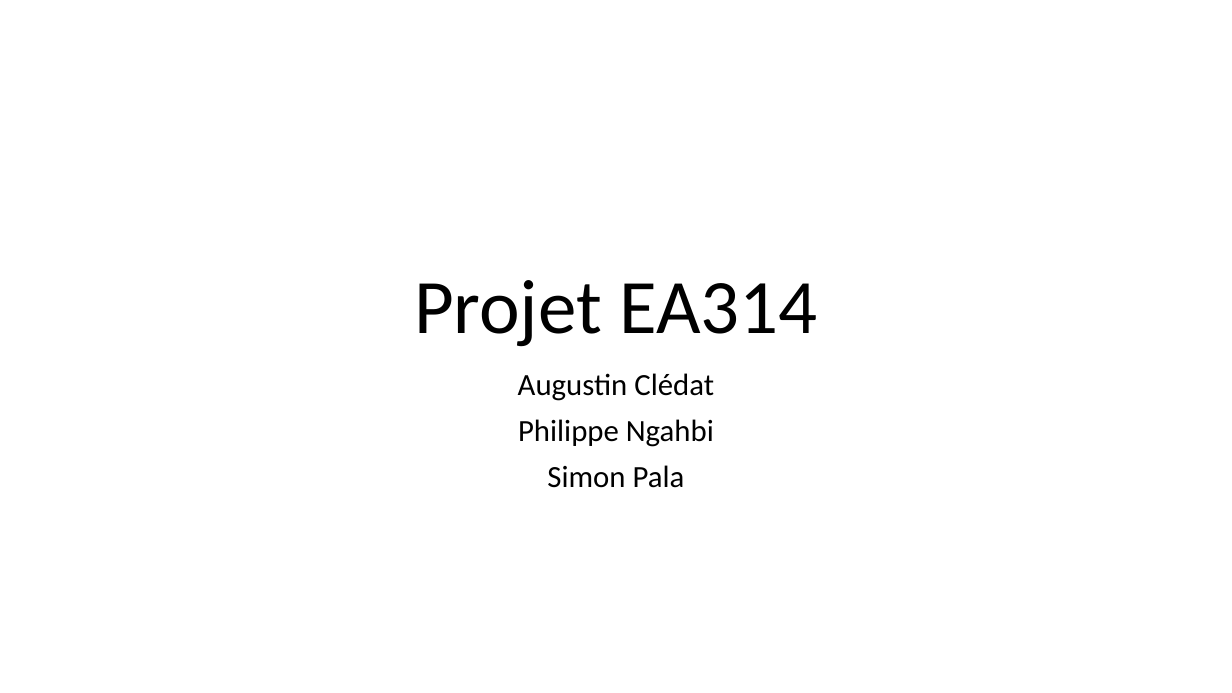
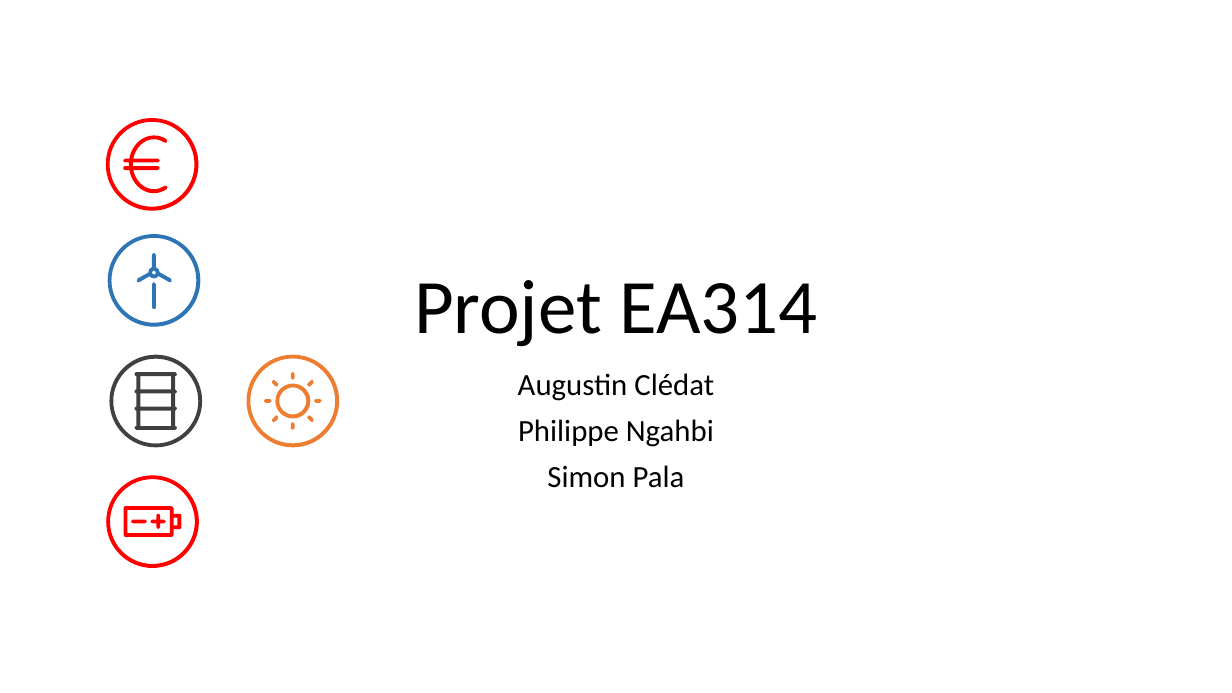
Before and after one commit to cledat/Projet-EA314, a slide deck: slide 1 of rapport.pptx. Drawn at 1232x693 pixels with LibreOffice and Linux fonts; fonts in the diff are those of the drawing. Boxes give left, top, right and bottom in pixels: in the first picture for what was removed or moved away, otherwise in the second. Text is boxed around its words. In the diff, an @@ line names an element or a change of style, - is before the commit and + after.

```diff
--- a/rapport.pptx
+++ b/rapport.pptx
@@ freeform shape added at bbox=[105, 118, 198, 211], fill #FF0000 @@
@@ freeform shape added at bbox=[123, 136, 167, 194], fill #FF0000 @@
@@ freeform shape added at bbox=[108, 234, 201, 326], fill #2E75B6 @@
@@ freeform shape added at bbox=[136, 253, 172, 283], fill #2E75B6 @@
@@ freeform shape added at bbox=[152, 282, 156, 309], fill #2E75B6 @@
@@ freeform shape added at bbox=[109, 355, 201, 447], fill #404040 @@
@@ freeform shape added at bbox=[135, 372, 177, 431], fill #404040 @@
@@ group added at bbox=[247, 355, 339, 447]: 10 freeform shapes @@
@@ freeform shape added at bbox=[106, 475, 199, 567], fill #FF0000 @@
@@ freeform shape added at bbox=[124, 506, 182, 537], fill #FF0000 @@
```
Also in this commit, not shown: 8 other slides changed, 1 slide added.
